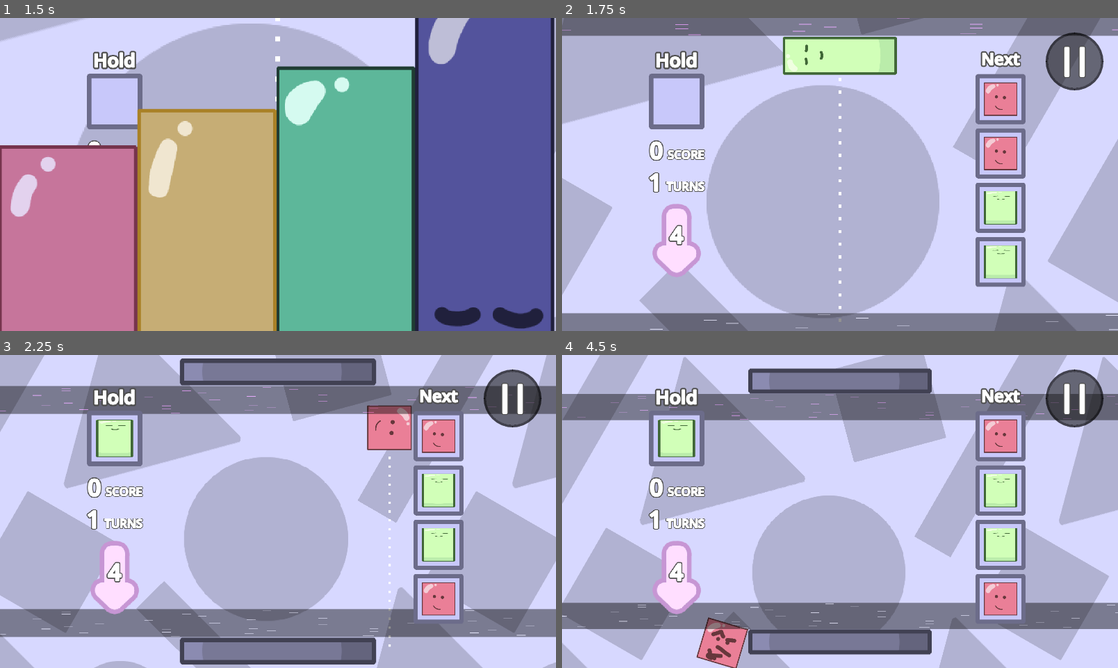
Above: before the commit, frames 1-4 (two rows, left to right).
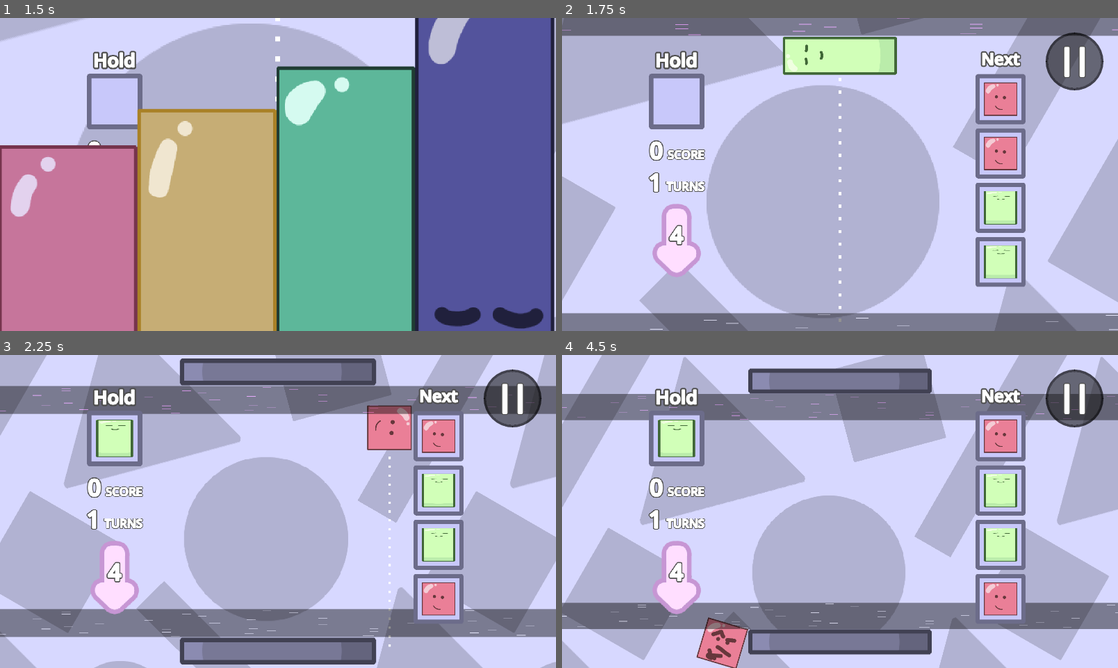
Above: after the commit, the same moments.

Repository: nullishew/game-jam-palindome
Game: Godot game, scene res://scenes/menu.tscn
Two runs of this game, one before a commit and one after it. Both use one fixed random seed, a clock stepped at 60 frames per second and the inputs below.
Inputs (mouse positions are in pixels of both pictures, inside the frame that each line leads up to):
- Up to frame 1 (1.5 s): click "Start" at 0.5 s; click "Start" at 1.25 s
- Up to frame 2 (1.75 s): no input
- Up to frame 3 (2.25 s): move the mouse to (400, 495) at 2.02 s; hold Right (move_piece_right) from 2.03 s (still down); tap Tab (hold_piece) at 2.1 s
- Up to frame 4 (4.5 s): move the mouse to (728, 527) at 2.77 s; release Right (move_piece_right) at 2.78 s; hold Left (move_piece_left) 2.78-3.53 s; tap Space (release_piece) at 2.85, 4.35 s; move the mouse to (895, 442) at 3.52 s; hold Right (move_piece_right) from 3.53 s (still down); tap Tab (hold_piece) at 3.6 s; move the mouse to (812, 574) at 4.27 s

Frame 1 is identical in both runs. In frame 2, 0.2% of the frame differs, in the area x 0-10%, y 50-91%; in frame 3, 0.5%; in frame 4, 0.7%, in the area x 0-100%, y 0-100%.

Commit message:
resolve parallax imperfect overlap when autoscroll resets

Diff:
--- a/scenes/game.tscn
+++ b/scenes/game.tscn
@@ -106,18 +106,20 @@
 texture = ExtResource("11_ca42v")
 
 [node name="Shape Background Parallax2D" type="Parallax2D" parent="World/Background" unique_id=1170915841]
-scale = Vector2(0.67, 0.67)
-repeat_size = Vector2(1200, 1400)
+repeat_size = Vector2(800, 940)
 autoscroll = Vector2(0, 30)
 repeat_times = 16
 
-[node name="Sprite2D2" type="Sprite2D" parent="World/Background/Shape Background Parallax2D" unique_id=1387695853]
+[node name="Node2D" type="Node2D" parent="World/Background/Shape Background Parallax2D" unique_id=2038927967]
+scale = Vector2(0.67, 0.67)
+
+[node name="Sprite2D2" type="Sprite2D" parent="World/Background/Shape Background Parallax2D/Node2D" unique_id=1387695853]
 self_modulate = Color(0, 0, 0, 0.1764706)
 position = Vector2(-31.999992, 37)
 scale = Vector2(1.7128904, 1.7128904)
 texture = ExtResource("12_264po")
 
-[node name="Sprite2D3" type="Sprite2D" parent="World/Background/Shape Background Parallax2D" unique_id=1427436529]
+[node name="Sprite2D3" type="Sprite2D" parent="World/Background/Shape Background Parallax2D/Node2D" unique_id=1427436529]
 self_modulate = Color(0, 0, 0, 0.1764706)
 position = Vector2(461.99994, 306.99997)
 rotation = -0.2617994
@@ -125,43 +127,43 @@
 skew = 0.5235988
 texture = ExtResource("13_1kice")
 
-[node name="Sprite2D4" type="Sprite2D" parent="World/Background/Shape Background Parallax2D" unique_id=1775984119]
+[node name="Sprite2D4" type="Sprite2D" parent="World/Background/Shape Background Parallax2D/Node2D" unique_id=1775984119]
 self_modulate = Color(0, 0, 0, 0.1764706)
 position = Vector2(455.89838, -367.41394)
 rotation = -2.6179938
-scale = Vector2(0.9327612, 1.4948679)
+scale = Vector2(0.93276125, 1.4948679)
 texture = ExtResource("14_5newe")
 
-[node name="Sprite2D5" type="Sprite2D" parent="World/Background/Shape Background Parallax2D" unique_id=1506976214]
+[node name="Sprite2D5" type="Sprite2D" parent="World/Background/Shape Background Parallax2D/Node2D" unique_id=1506976214]
 self_modulate = Color(0, 0, 0, 0.1764706)
 position = Vector2(137, -445)
-rotation = -0.2617994
+rotation = -0.26179937
 scale = Vector2(1.067672, 1.067672)
 texture = ExtResource("15_1kice")
 
-[node name="Sprite2D6" type="Sprite2D" parent="World/Background/Shape Background Parallax2D" unique_id=784664890]
+[node name="Sprite2D6" type="Sprite2D" parent="World/Background/Shape Background Parallax2D/Node2D" unique_id=784664890]
 self_modulate = Color(0, 0, 0, 0.1764706)
 position = Vector2(581.15625, 98.70746)
 rotation = 0.5235988
 scale = Vector2(1.0878849, 1.0878849)
 texture = ExtResource("15_1kice")
 
-[node name="Sprite2D7" type="Sprite2D" parent="World/Background/Shape Background Parallax2D" unique_id=1794107698]
+[node name="Sprite2D7" type="Sprite2D" parent="World/Background/Shape Background Parallax2D/Node2D" unique_id=1794107698]
 self_modulate = Color(0, 0, 0, 0.1764706)
 position = Vector2(-88.000015, 440.00003)
 rotation = -0.7853982
 scale = Vector2(0.8163642, 1.401974)
 texture = ExtResource("14_5newe")
 
-[node name="Sprite2D8" type="Sprite2D" parent="World/Background/Shape Background Parallax2D" unique_id=2134834466]
+[node name="Sprite2D8" type="Sprite2D" parent="World/Background/Shape Background Parallax2D/Node2D" unique_id=2134834466]
 self_modulate = Color(0, 0, 0, 0.1764706)
 position = Vector2(-336.00003, -170)
 rotation = 1.8325958
-scale = Vector2(1.9312063, 1.9312063)
-skew = 0.5235988
+scale = Vector2(1.9312065, 1.9312063)
+skew = 0.52359855
 texture = ExtResource("13_1kice")
 
-[node name="Sprite2D9" type="Sprite2D" parent="World/Background/Shape Background Parallax2D" unique_id=59078383]
+[node name="Sprite2D9" type="Sprite2D" parent="World/Background/Shape Background Parallax2D/Node2D" unique_id=59078383]
 self_modulate = Color(0, 0, 0, 0.1764706)
 position = Vector2(-421.99997, 502)
 scale = Vector2(1.086914, 1.086914)
